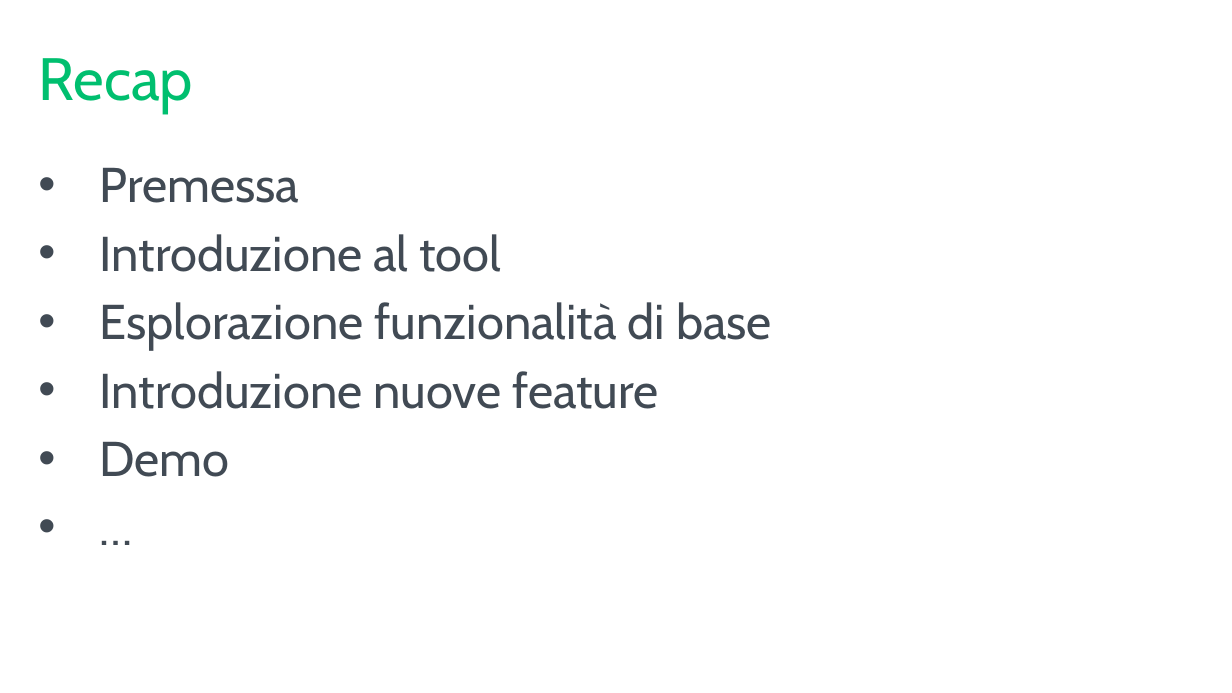
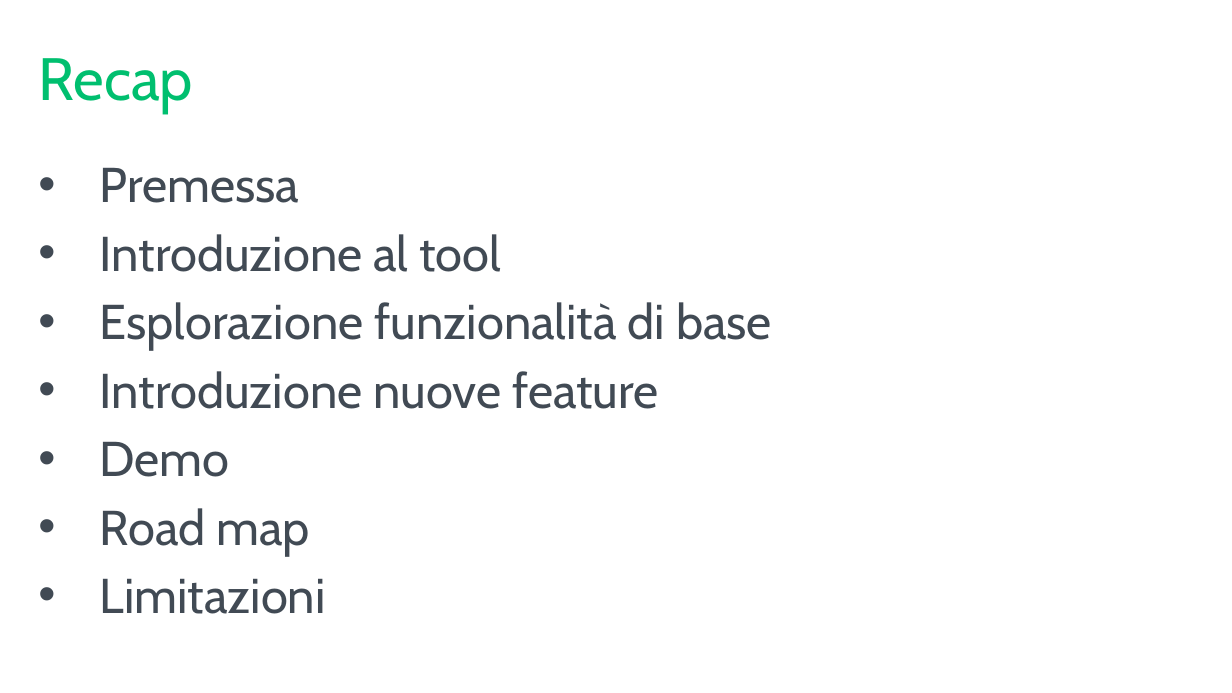
Before and after one commit to mrg3d/demo-opsstudio-repo, a slide deck: slide 29 of Introducing SQL Operations Studio.pptx (slide 22 before the commit). Drawn at 1232x693 pixels with LibreOffice and Linux fonts; fonts in the diff are those of the drawing; background and template pictures are left out. Boxes give left, top, right and bottom in pixels: in the first picture for what was removed or moved away, otherwise in the second. Text is boxed around its words. In the diff, an @@ line names an element or a change of style, - is before the commit and + after.

```diff
--- a/Introducing SQL Operations Studio.pptx
+++ b/Introducing SQL Operations Studio.pptx
@@ text at (x1=100, y1=508, x2=326, y2=614): text changed @@
-• …
+• Road map
+• Limitazioni
```
Also in this commit, not shown: 5 other slides changed, 2 slides added, 1 other file.
